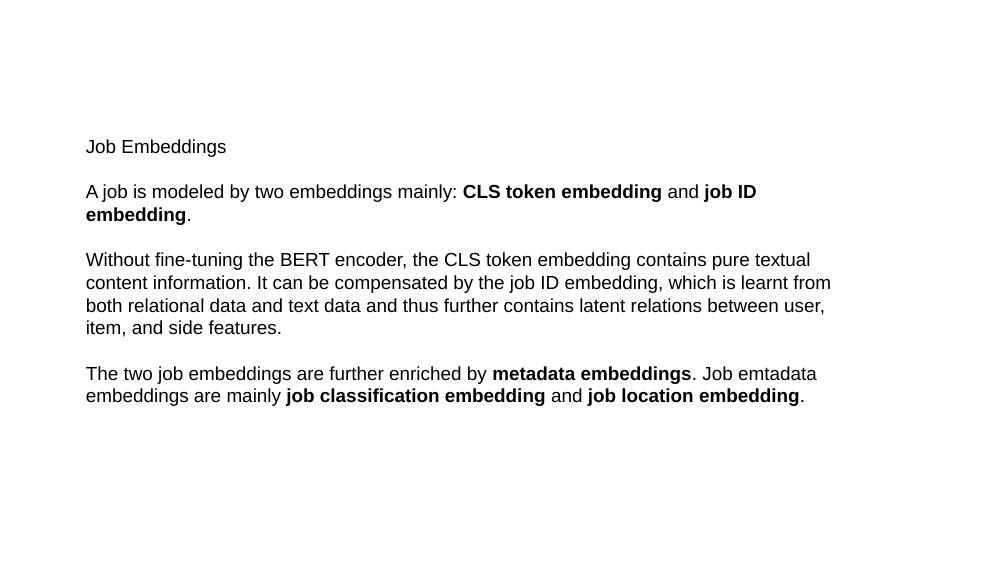
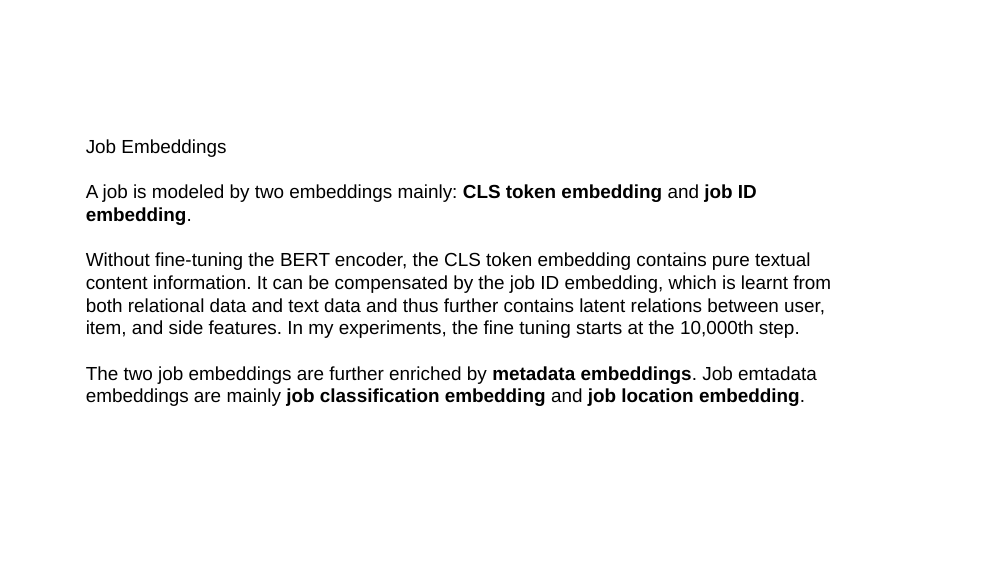
Before and after one commit to CyberPlayerOne/ip-dual-encoder-interest-network, a slide deck: slide 31 of slides/Presentation1.pptx. Drawn at 1008x567 pixels with LibreOffice and Linux fonts; fonts in the diff are those of the drawing. Boxes give left, top, right and bottom in pixels: in the first picture for what was removed or moved away, otherwise in the second. Text is boxed around its words. In the diff, an @@ line names an element or a change of style, - is before the commit and + after.

```diff
--- a/slides/Presentation1.pptx
+++ b/slides/Presentation1.pptx
@@ text at (86, 252, 831, 338): text changed @@
-Without fine-tuning the BERT encoder, the CLS token embedding contains pure textual content information. It can be compensated by the job ID embedding, which is learnt from both relational data and text data and thus further contains latent relations between user, item, and side features.
+Without fine-tuning the BERT encoder, the CLS token embedding contains pure textual content information. It can be compensated by the job ID embedding, which is learnt from both relational data and text data and thus further contains latent relations between user, item, and side features. In my experiments, the fine tuning starts at the 10,000th step.
```
Also in this commit, not shown: 14 other slides changed.
